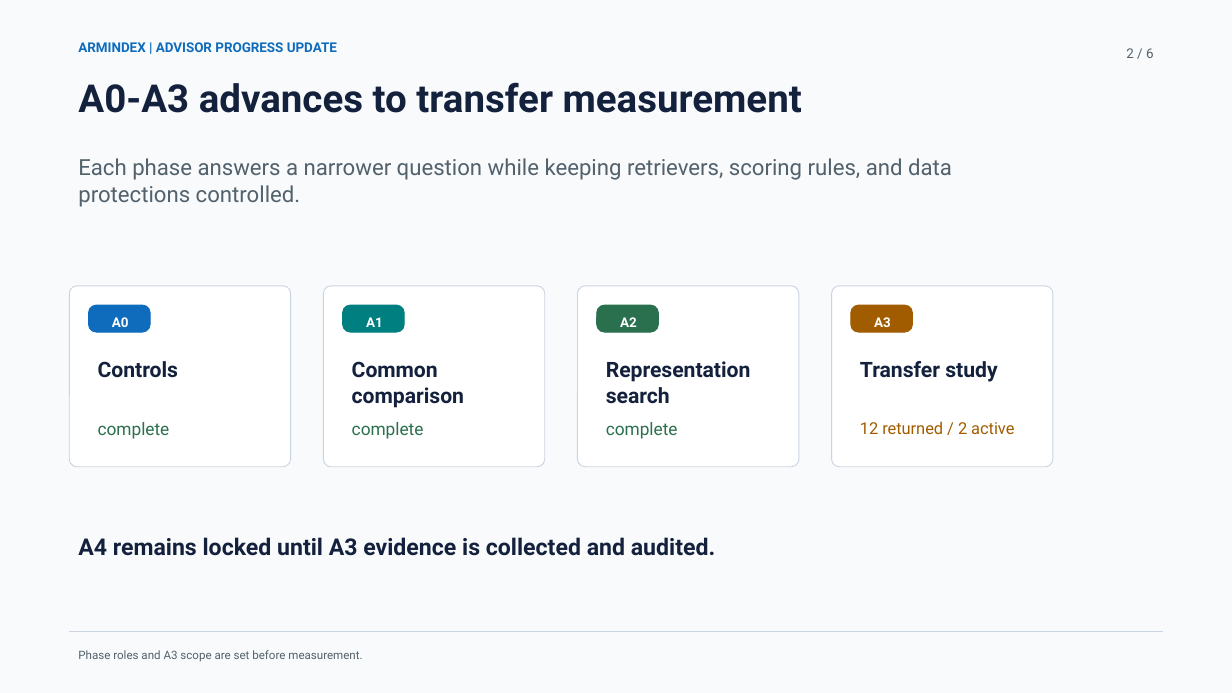
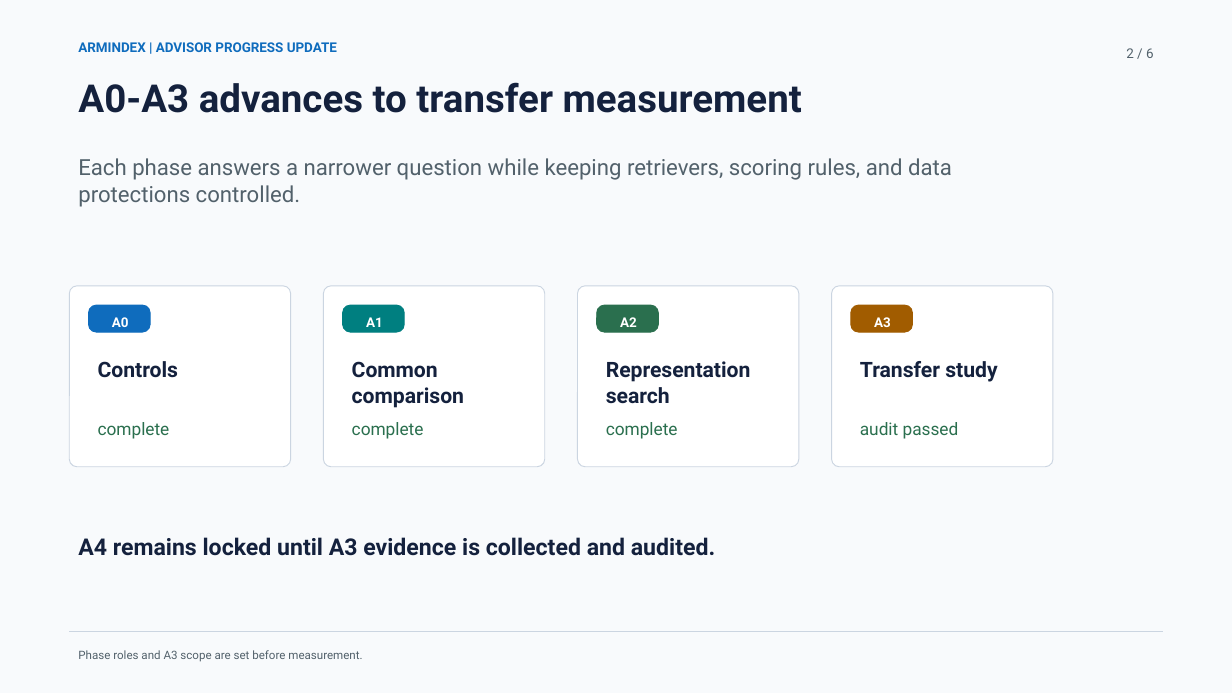
Before and after one commit to siriponsri/myIS, a slide deck: slide 2 of docs/presentation/progress/ArmIndex_Progress_A0_A3_2026-08-18.pptx. Drawn at 1232x693 pixels with LibreOffice and Linux fonts; fonts in the diff are those of the drawing. Boxes give left, top, right and bottom in pixels: in the first picture for what was removed or moved away, otherwise in the second. Text is boxed around its words. In the diff, an @@ line names an element or a change of style, - is before the commit and + after.

Commit message:
docs(a3): publish audited transfer closeout

```diff
--- a/docs/presentation/progress/ArmIndex_Progress_A0_A3_2026-08-18.pptx
+++ b/docs/presentation/progress/ArmIndex_Progress_A0_A3_2026-08-18.pptx
@@ text at (x1=860, y1=422, x2=959, y2=439): text changed; size 12.8 to 13.5 pt; text colour #A15C00 to #2A6F4E @@
-12 returned / 2 active
+audit passed
```
Also in this commit, not shown: 1 other slide changed, 1 slide added, 1 slide removed, 12 other files.
